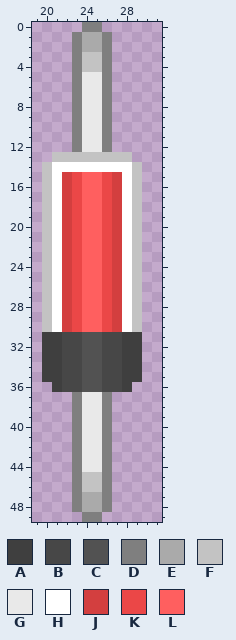
One commit to this pixel-art sprite: UCBeditor/element/solid/D/DO-35.png. Above is the file before it was changed.
The file is 50x50 pixels. Colours within 5 levels of each other are drawn and written as one. Shown: x 19..31, y 0..49.
Palette (. is transparent): A #3f3f3f  B #474747  C #525252  D #7f7f7f  E #aaaaaa  F #c3c3c3  G #e9e9e9  H #ffffff  J #d33f3f  K #eb4747  L #ff5f5f
Pixels before, first column x 20:
 0 ....DD....
 1 ...DEED...
 2 ...DEED...
 3 ...DFFD...
 4 ...DFFD...
 5 ...DGGD...
 6 ...DGGD...
 7 ...DGGD...
 8 ...DGGD...
 9 ...DGGD...
10 ...DGGD...
11 ...DGGD...
12 ...DGGD...
13 .FFFFFFFF.
14 FHHHHHHHHF
15 FHJKLLKJHF
16 FHJKLLKJHF
17 FHJKLLKJHF
18 FHJKLLKJHF
19 FHJKLLKJHF
20 FHJKLLKJHF
21 FHJKLLKJHF
22 FHJKLLKJHF
23 FHJKLLKJHF
24 FHJKLLKJHF
25 FHJKLLKJHF
26 FHJKLLKJHF
27 FHJKLLKJHF
28 FHJKLLKJHF
29 FHJKLLKJHF
30 FHJKLLKJHF
31 AABBCCBBAA
32 AABBCCBBAA
33 AABBCCBBAA
34 AABBCCBBAA
35 AABBCCBBAA
36 .ABBCCBBA.
37 ...DGGD...
38 ...DGGD...
39 ...DGGD...
40 ...DGGD...
41 ...DGGD...
42 ...DGGD...
43 ...DGGD...
44 ...DGGD...
45 ...DFFD...
46 ...DFFD...
47 ...DEED...
48 ...DEED...
49 ....DD....
After the commit:
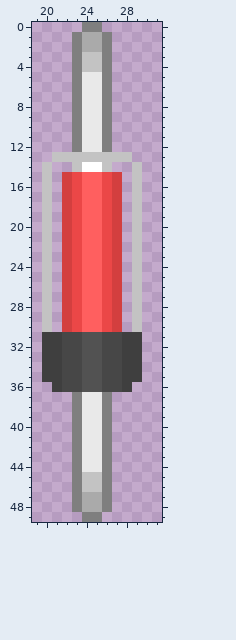
Edits made:
Changed rows in their new state; - is an unchanged pixel.
first column x 21:
14 ..F--F..
15 .------.
16 .------.
17 .------.
18 .------.
19 .------.
20 .------.
21 .------.
22 .------.
23 .------.
24 .------.
25 .------.
26 .------.
27 .------.
28 .------.
29 .------.
30 .------.
